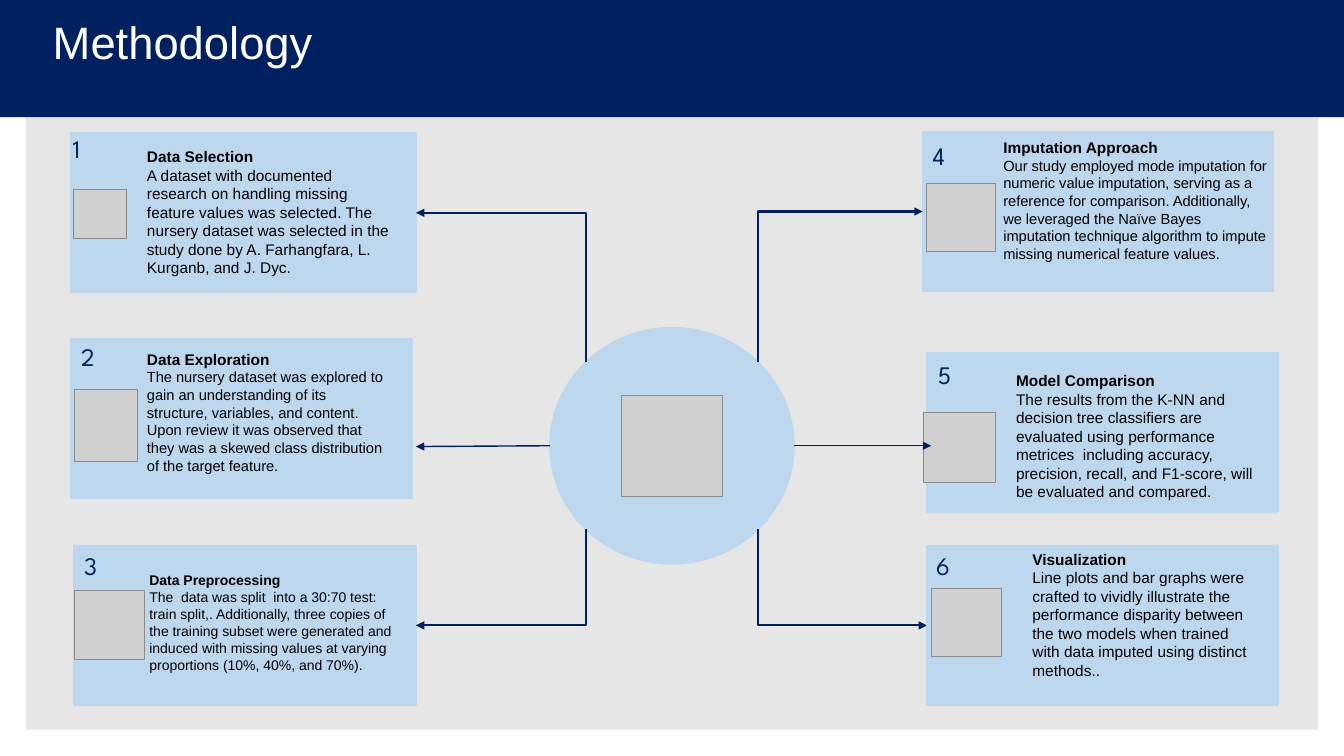
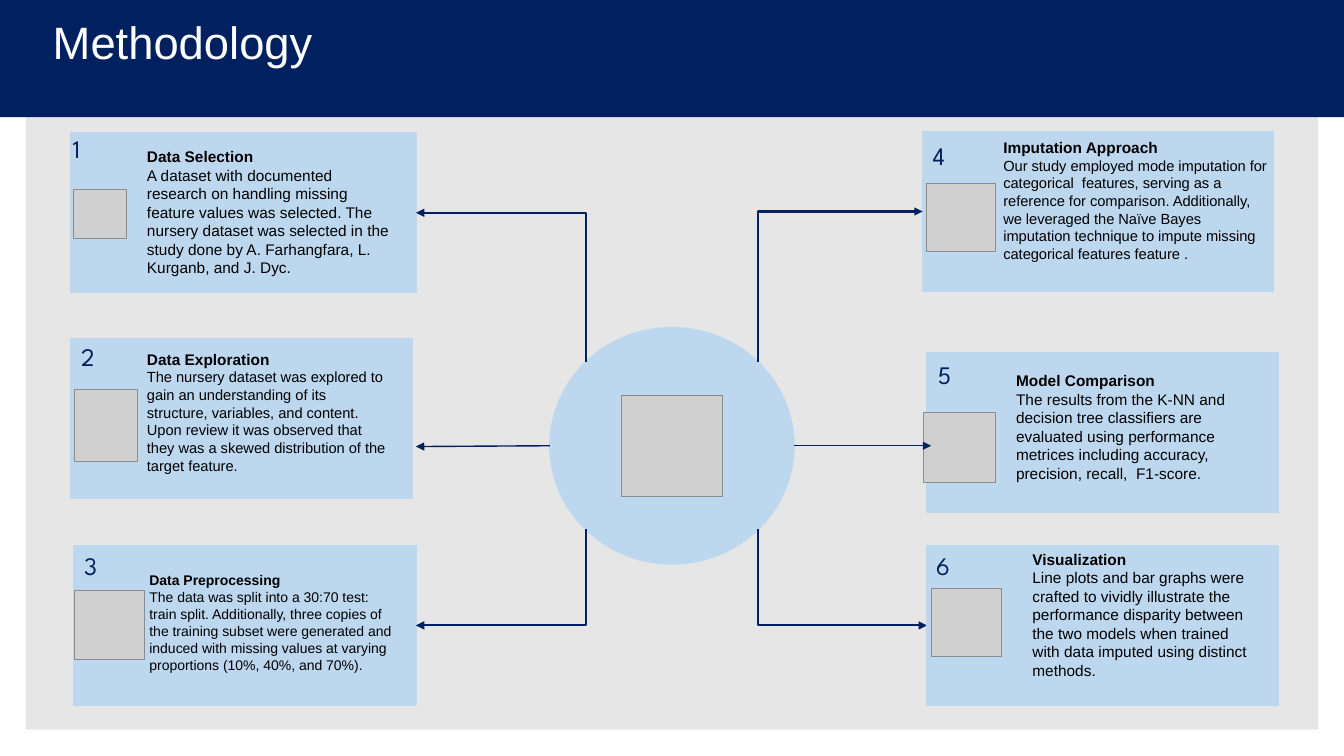
Before and after one commit to sver96/ds-group-42-pba-3, a slide deck: slide 4 of 06.Presentation/A3vedioA42_final.pptx. Drawn at 1344x756 pixels with LibreOffice and Linux fonts; fonts in the diff are those of the drawing; grey boxes stand for pictures. Boxes give left, top, right and bottom in pixels: in the first picture for what was removed or moved away, otherwise in the second. Text is boxed around its words. In the diff, an @@ line names an element or a change of style, - is before the commit and + after.

```diff
--- a/06.Presentation/A3vedioA42_final.pptx
+++ b/06.Presentation/A3vedioA42_final.pptx
@@ text at [1003,160,1267,262]: text changed @@
-Our study employed mode imputation for numeric value imputation, serving as a reference for comparison. Additionally, we leveraged the Naïve Bayes imputation technique algorithm to impute missing numerical feature values.
+Our study employed mode imputation for categorical features, serving as a reference for comparison. Additionally, we leveraged the Naïve Bayes imputation technique to impute missing categorical features feature .
@@ text at [147,371,385,474]: text changed @@
-The nursery dataset was explored to gain an understanding of its structure, variables, and content. Upon review it was observed that they was a skewed class distribution of the target feature.
+The nursery dataset was explored to gain an understanding of its structure, variables, and content. Upon review it was observed that they was a skewed distribution of the target feature.
@@ text at [1016,394,1225,482]: text changed @@
-The results from the K-NN and decision tree classifiers are evaluated using performance metrices including accuracy, precision, recall, and F1-score, will be evaluated and compared.
+The results from the K-NN and decision tree classifiers are evaluated using performance metrices including accuracy, precision, recall, F1-score.
@@ text at [149,592,391,673]: text changed @@
-The data was split into a 30:70 test: train split,. Additionally, three copies of the training subset were generated and induced with missing values at varying proportions (10%, 40%, and 70%).
+The data was split into a 30:70 test: train split. Additionally, three copies of the training subset were generated and induced with missing values at varying proportions (10%, 40%, and 70%).
@@ text at [1032,572,1247,676]: text changed @@
-Line plots and bar graphs were crafted to vividly illustrate the performance disparity between the two models when trained with data imputed using distinct methods..
+Line plots and bar graphs were crafted to vividly illustrate the performance disparity between the two models when trained with data imputed using distinct methods.
```
